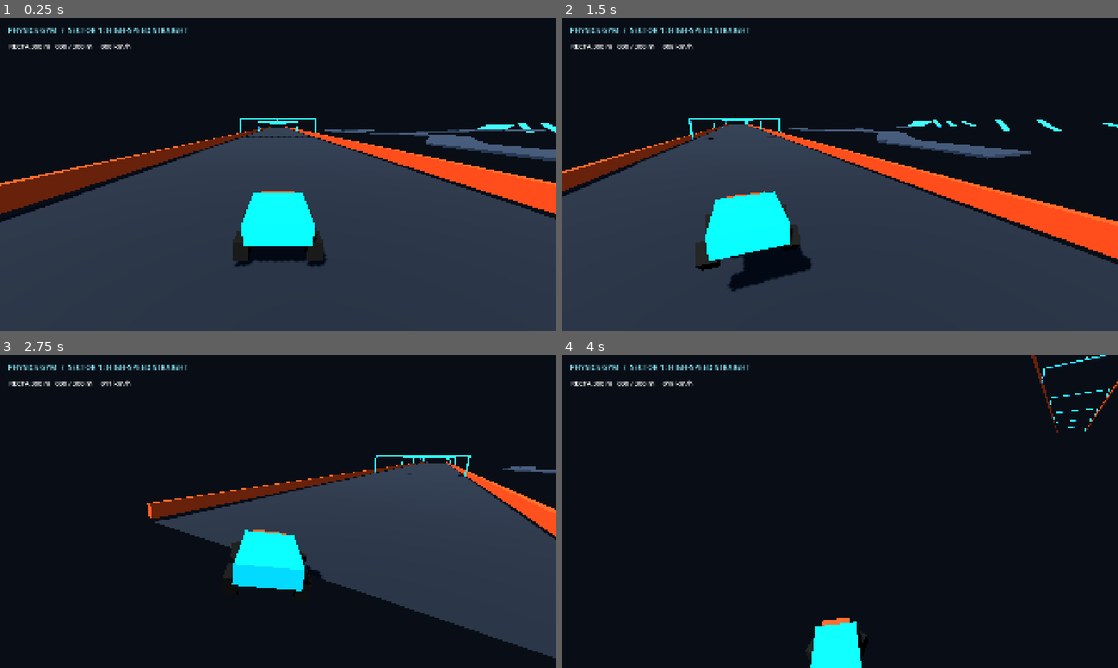
Above: before the commit, frames 1-4 (two rows, left to right).
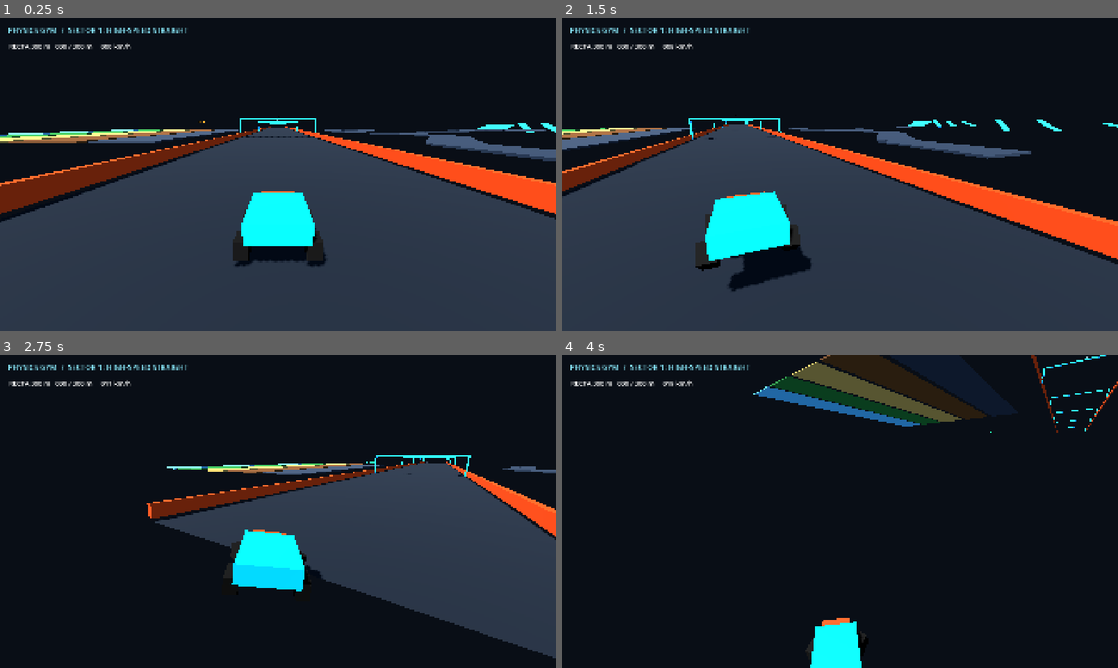
Above: after the commit, the same moments.

Repository: GammaYoshimura/kart
Game: Godot game, scene res://scenes/prototype/physics_gym.tscn
Same seed, same stepped clock (60 frames per second), same inputs: the game is played once before the commit and once after it. This scene is started directly instead of the project's main scene.
Inputs:
- Up to frame 1 (0.25 s): no input
- Up to frame 2 (1.5 s): hold D (steer_right) 0.53-1.28 s; hold Q (aim_backward) 0.53-1.28 s; tap Space (drift_hop) at 0.77 s; hold S (brake_reverse) from 1.28 s (still down); tap Page Down (toggle_perf_overlay) at 1.35 s
- Up to frame 3 (2.75 s): tap Space (drift_hop) at 1.52 s; release S (brake_reverse) at 2.03 s; hold D (steer_right) from 2.03 s (still down); hold E (use_item) from 2.03 s (still down)
- Up to frame 4 (4 s): release D (steer_right) at 2.78 s; release E (use_item) at 2.78 s; hold W (accelerate) 2.78-3.53 s; tap Q (aim_backward) at 2.85 s; tap Space (drift_hop) at 3.02, 3.77 s; hold A (steer_left) from 3.53 s (still down); tap Page Down (toggle_perf_overlay) at 3.6 s

The runs differ from the first frame. In frame 1, 1.4% of the frame differs, in the area x 0-43%, y 32-40%; in frame 2, 0.8%; in frame 3, 0.8%; in frame 4, 4.9%, in the area x 34-78%, y 0-25%.

Commit message:
feat: add surface and boost pad gym lanes

Diff:
--- a/scenes/prototype/physics_gym.gd
+++ b/scenes/prototype/physics_gym.gd
@@ -22,6 +22,7 @@
 	_build_distance_gates()
 	_build_drift_sector()
 	_build_ramp_sector()
+	_build_surface_sector()
 
 
 func _process(_delta: float) -> void:
@@ -149,3 +150,65 @@
 	var collision: CollisionShape3D = CollisionShape3D.new()
 	collision.shape = shape
 	parent.add_child(collision)
+
+
+func _build_surface_sector() -> void:
+	var surfaces: Array[Dictionary] = [
+		{"name": "Asphalt", "id": 1, "x": -28.0, "speed": 1.0, "accel": 1.0, "grip": 1.0, "color": Color(0.18, 0.22, 0.27)},
+		{"name": "Dirt", "id": 2, "x": -42.0, "speed": 0.85, "accel": 0.78, "grip": 0.82, "color": Color(0.42, 0.25, 0.12)},
+		{"name": "Sand", "id": 3, "x": -56.0, "speed": 0.68, "accel": 0.62, "grip": 0.7, "color": Color(0.82, 0.65, 0.3)},
+		{"name": "Grass", "id": 4, "x": -70.0, "speed": 0.55, "accel": 0.52, "grip": 0.55, "color": Color(0.16, 0.48, 0.2)},
+		{"name": "Ice", "id": 5, "x": -84.0, "speed": 0.9, "accel": 0.9, "grip": 0.22, "color": Color(0.35, 0.78, 0.95)},
+	]
+	for surface: Dictionary in surfaces:
+		var body: StaticBody3D = StaticBody3D.new()
+		body.name = "Surface_%s" % str(surface["name"])
+		body.position = Vector3(float(surface["x"]), -0.15, 50.0)
+		body.collision_layer = 1
+		body.set_meta("surface_id", int(surface["id"]))
+		body.set_meta("surface_speed_mult", float(surface["speed"]))
+		body.set_meta("surface_acceleration_mult", float(surface["accel"]))
+		body.set_meta("surface_grip_mult", float(surface["grip"]))
+		body.set_meta("cancels_drift_without_boost", str(surface["name"]) == "Grass")
+		var material: StandardMaterial3D = StandardMaterial3D.new()
+		material.albedo_color = Color(surface["color"])
+		material.roughness = 0.88
+		var size: Vector3 = Vector3(12.0, 0.3, 120.0)
+		var mesh: BoxMesh = BoxMesh.new()
+		mesh.size = size
+		var mesh_instance: MeshInstance3D = MeshInstance3D.new()
+		mesh_instance.mesh = mesh
+		mesh_instance.material_override = material
+		body.add_child(mesh_instance)
+		var shape: BoxShape3D = BoxShape3D.new()
+		shape.size = size
+		var collision: CollisionShape3D = CollisionShape3D.new()
+		collision.shape = shape
+		body.add_child(collision)
+		add_child(body)
+	_add_sector_label("SURFACES: ASPHALT / DIRT / SAND / GRASS / ICE", Vector3(-56.0, 5.0, -18.0))
+	_add_boost_pad(Vector3(-56.0, 0.0, -92.0))
+	_add_boost_pad(Vector3(-56.0, 0.0, -104.0))
+
+
+func _add_boost_pad(pad_position: Vector3) -> void:
+	var pad: Area3D = Area3D.new()
+	pad.name = "BoostPad"
+	pad.position = pad_position
+	pad.set_script(load("res://src/simulation/track/boost_pad_zone.gd"))
+	var pad_mesh: BoxMesh = BoxMesh.new()
+	pad_mesh.size = Vector3(7.0, 0.12, 2.4)
+	var pad_material: StandardMaterial3D = StandardMaterial3D.new()
+	pad_material.albedo_color = Color(0.1, 1.0, 0.45, 1.0)
+	pad_material.emission_enabled = true
+	pad_material.emission = Color(0.04, 0.8, 0.22, 1.0)
+	var mesh_instance: MeshInstance3D = MeshInstance3D.new()
+	mesh_instance.mesh = pad_mesh
+	mesh_instance.material_override = pad_material
+	pad.add_child(mesh_instance)
+	var shape: BoxShape3D = BoxShape3D.new()
+	shape.size = Vector3(7.0, 0.4, 2.4)
+	var collision: CollisionShape3D = CollisionShape3D.new()
+	collision.shape = shape
+	pad.add_child(collision)
+	add_child(pad)
--- a/src/simulation/kart/kart_sim_body.gd
+++ b/src/simulation/kart/kart_sim_body.gd
@@ -74,11 +74,25 @@
 func _update_ground_and_surface_sensors(delta: float) -> void:
 	var normal_sum: Vector3 = Vector3.ZERO
 	var hit_count: int = 0
+	var surface_read: bool = false
+	surface_speed_mult = 1.0
+	surface_acceleration_mult = 1.0
+	surface_grip_mult = 1.0
+	surface_cancels_drift_without_boost = false
+	state.current_surface_id = 0
 	for raycast: RayCast3D in _ground_raycasts:
 		raycast.force_raycast_update()
 		if raycast.is_colliding():
 			normal_sum += raycast.get_collision_normal()
 			hit_count += 1
+			if not surface_read:
+				var surface: Object = raycast.get_collider()
+				surface_speed_mult = float(surface.get_meta("surface_speed_mult", 1.0))
+				surface_acceleration_mult = float(surface.get_meta("surface_acceleration_mult", 1.0))
+				surface_grip_mult = float(surface.get_meta("surface_grip_mult", 1.0))
+				surface_cancels_drift_without_boost = bool(surface.get_meta("cancels_drift_without_boost", false))
+				state.current_surface_id = int(surface.get_meta("surface_id", 0))
+				surface_read = true
 	var ascending_hop: bool = state.drift_state == 1 and state.vertical_speed > 0.0
 	var has_walkable_ground: bool = hit_count > 0
 	if has_walkable_ground:
@@ -90,7 +104,6 @@
 		state.up_normal = state.up_normal.slerp(state.ground_normal, minf(GROUND_ALIGN_SPEED * delta, 1.0)).normalized()
 		if state.vertical_speed < 0.0:
 			state.vertical_speed = 0.0
-	state.current_surface_id = 0
 
 
 func _update_status_and_boost_timers() -> void:
Not shown, changed: docs/ROADMAP_PROGRESS.md
